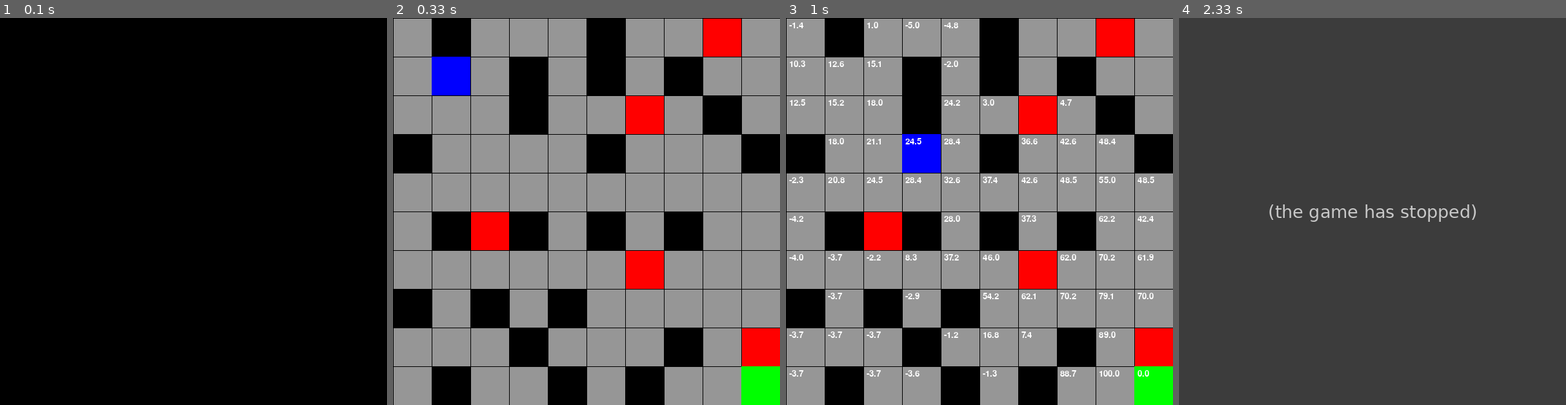
Above: before the commit, frames 1-4 (left to right).
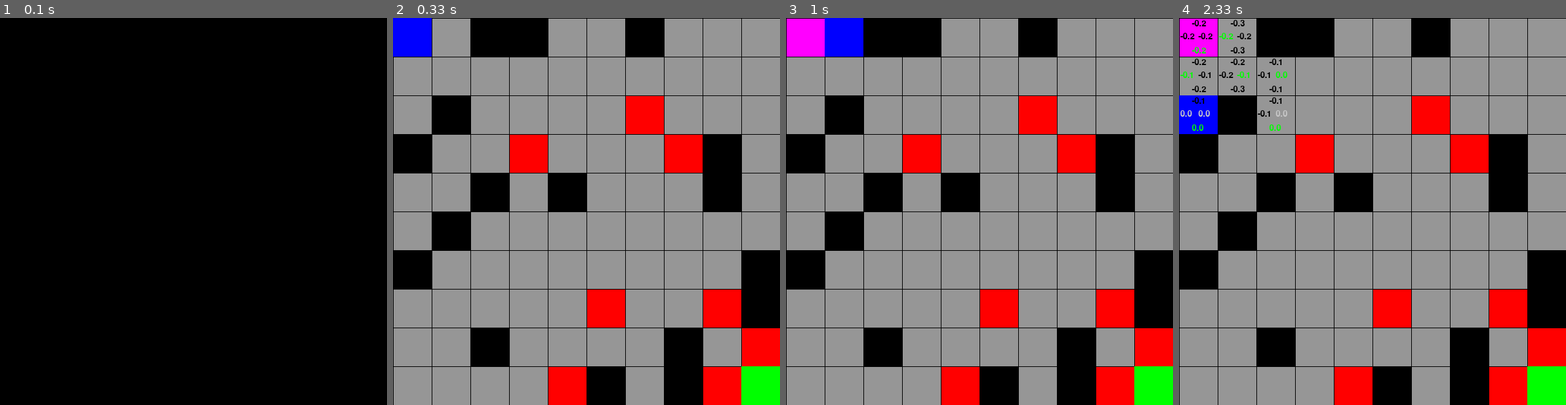
Above: after the commit, the same moments.

Repository: szebkhan/Portfolio_DEDS
Game: pygame game, started from src/Week_Opdrachten/Week_15_PyGame/game.py
The game is run twice, just before and just after one commit, with the same random seed, the same clock (stepped at 60 frames per second) and the same inputs.
Inputs:
- Up to frame 1 (0.1 s): no input
- Up to frame 2 (0.33 s): no input
- Up to frame 3 (1 s): tap T at 0.33 s; hold R from 0.67 s (still down); hold D from 0.67 s (still down)
- Up to frame 4 (2.33 s): release R at 1.13 s; release D at 1.13 s; tap Y at 1.17 s; hold D 1.53-2 s; tap T at 1.68 s; hold W from 2.03 s (still down)

Frame 1 is identical in both runs. In frame 2, 42% of the frame differs, in the area x 0-100%, y 0-100%; in frame 3, 42%; in frame 4, 100%.
Before the commit the program exited at 2.3 s; later frames show no game.

Commit message:
Game Basically af

Diff:
--- a/src/Week_Opdrachten/Week_15_PyGame/agent.py
+++ b/src/Week_Opdrachten/Week_15_PyGame/agent.py
@@ -8,17 +8,14 @@
         self.start_y = start_y
         self.grid_world = grid_world
 
-        # Restart timing
-        self.restart_button_time = None
-
     def move_agent(self, direction): # Beweeg de agent in een bepaalde richting
-        if direction == "left" and self.x > 0 and self.grid_world.maze[self.y][self.x - 1] == 0:
+        if direction == "left" and self.x > 0 and self.grid_world.maze[self.y][self.x - 1] in [0, 2]:
             self.x -= 1
-        elif direction == "right" and self.x < self.grid_world.cols - 1 and self.grid_world.maze[self.y][self.x + 1] == 0:
+        elif direction == "right" and self.x < self.grid_world.cols - 1 and self.grid_world.maze[self.y][self.x + 1] in [0, 2]:
             self.x += 1
-        elif direction == "up" and self.y > 0 and self.grid_world.maze[self.y - 1][self.x] == 0:
+        elif direction == "up" and self.y > 0 and self.grid_world.maze[self.y - 1][self.x] in [0, 2]:
             self.y -= 1
-        elif direction == "down" and self.y < self.grid_world.rows - 1 and self.grid_world.maze[self.y + 1][self.x] == 0:
+        elif direction == "down" and self.y < self.grid_world.rows - 1 and self.grid_world.maze[self.y + 1][self.x] in [0, 2]:
             self.y += 1
 
     def is_valid_move(self, position): # Check of een positie geldig is (binnen grenzen en geen obstakel)
--- a/src/Week_Opdrachten/Week_15_PyGame/game.py
+++ b/src/Week_Opdrachten/Week_15_PyGame/game.py
@@ -1,4 +1,5 @@
 import pygame
+import sys
 from agent import Agent
 from grid_world import GridWorld
 from q_learning_agent import QLearningAgent
@@ -6,20 +7,24 @@
 class Game:
     def __init__(self):
         self.grid_world = GridWorld()
-        self.agent = Agent(1, 1, self.grid_world)  # Start op positie (1,1)
-        self.q_agent = QLearningAgent(self.grid_world)
-        self.use_q_agent = False
+        self.agent = Agent(0, 0, self.grid_world)  # Start op positie (1,1)
+        self.q_agent = QLearningAgent(self.grid_world, self.agent)
+        self.user = "MANUAL"
         self.running = True
+        self.episode = 0
+        self.steps = 0
 
-    def reset_environment(self): # Complete Environment Reset
+    def reset_environment(self):
+        self.user = "MANUAL" # Complete Environment Reset
         self.agent.reset_position()
         self.q_agent.q_table = {}
         self.q_agent.epsilon = 0.2
-        self.use_q_agent = False
+        self.episode = 0
+        self.steps = 0
 
         print("Environment is volledig gereset")
 
-    def handle_input(self): # Behandel keyboard input
+    def controls(self):
         for event in pygame.event.get():
             if event.type == pygame.QUIT:
                 self.running = False
@@ -28,11 +33,11 @@
                 if event.key == pygame.K_r:
                     self.reset_environment()
                 elif event.key == pygame.K_t:
-                    print("Agent trainen met Q-Learning")
-                    self.train_agent(episodes=1000)
-                    print("Training succesvol!")
-                    self.use_q_agent = True
-                    self.agent.reset_position()
+                    self.user = "AGENT"
+                    pygame.time.delay(5)
+                elif event.key == pygame.K_y:
+                    self.user = "MANUAL"
+                    pygame.time.delay(100)
                 elif event.key == pygame.K_1:
                     self.q_agent.adjust_learning_rate(-0.05)
                 elif event.key == pygame.K_2:
@@ -46,6 +51,10 @@
                 elif event.key == pygame.K_6:
                     self.q_agent.adjust_epsilon(0.05)
 
+    def handle_input(self): # Behandel keyboard input
+        if self.user == "MANUAL":
+            pygame.time.delay(100)
+
         keys = pygame.key.get_pressed()
 
         # Beweging controls: W = Up, A = Left, S = Down, D = Right
@@ -58,45 +67,19 @@
         if keys[pygame.K_s]:
             self.agent.move_agent("down")
 
-    def check_win_condition(self): # Check of het spel gewonnen is
-        if self.agent.has_reached_goal():
-            print("Gewonnen!")
-            self.running = False
-
-    def train_agent(self, episodes=1000):
-        for episode in range(episodes):
-            self.agent.reset_position()
-            done = False
-
-            while not done:
-                state = (self.agent.x, self.agent.y)
-                action = self.q_agent.choose_action(state)
-                self.agent.move_agent(action)
-
-                reward = self.grid_world.get_reward((self.agent.x, self.agent.y))
-
-                next_state = (self.agent.x, self.agent.y)
-                self.q_agent.update_q_value(state, action, reward, next_state)
-
-                done = self.agent.has_reached_goal()
-
-            print(f"Episode {episode + 1}/{episodes} voltooid")
-
-
-
     def run(self): # Main game loop
         while self.running:
-            pygame.time.delay(100)
+
+            pygame.display.set_caption(f"{self.user} | Episode {self.episode} | Steps: {self.steps}")
+
+            self.controls()
 
             # Handle input
-            if self.use_q_agent:
-                state = (self.agent.x, self.agent.y)
-                action = self.q_agent.choose_action(state)
-                self.agent.move_agent(action)
+            if self.user == "AGENT":
+                self.q_agent.learn_step()
+                self.steps += 1
             else:
                 self.handle_input()
-
-
 
             # Clear screen
             self.grid_world.screen.fill(self.grid_world.white)
@@ -106,11 +89,19 @@
             self.grid_world.draw_goal()
             self.agent.draw_agent()
 
-            if self.use_q_agent:
-                self.grid_world.draw_q_values_simple(self.q_agent.q_table)
+            if self.user == "AGENT":
+                self.grid_world.draw_q_values(self.q_agent.q_table)
 
             # Check win condition
-            self.check_win_condition()
+            if self.agent.has_reached_goal() and self.user == "AGENT":
+                self.agent.reset_position()
+                self.episode += 1
+                self.steps = 0
+
+            if self.steps > 350:
+                self.agent.reset_position()
+                self.episode += 1
+                self.steps = 0
 
             # Update display
             pygame.display.update()
@@ -118,6 +109,7 @@
         # Quit
         pygame.quit()
 
+
 # Start het spel
 if __name__ == "__main__":
     game = Game()
--- a/src/Week_Opdrachten/Week_15_PyGame/grid_world.py
+++ b/src/Week_Opdrachten/Week_15_PyGame/grid_world.py
@@ -1,4 +1,6 @@
 import pygame
+import numpy as np
+import random
 
 class GridWorld:
     def __init__(self):
@@ -8,7 +10,6 @@
         self.screen_width = 600
         self.screen_height = 600
         self.screen = pygame.display.set_mode((self.screen_width, self.screen_height))
-        pygame.display.set_caption("2D Grid Game")
 
         self.rows = 10
         self.cols = 10
@@ -21,47 +22,67 @@
         self.green = (0, 255, 0)
         self.black = (0, 0, 0)
         self.gray = (150, 150, 150)
+        self.purple = (255, 0, 255)
 
-        self.maze = [
-            [0, 1, 0, 0, 0, 1, 0, 0, 2, 0],
-            [0, 0, 0, 1, 0, 1, 0, 1, 0, 0],
-            [0, 0, 0, 1, 0, 0, 2, 0, 1, 0],
-            [1, 0, 0, 0, 0, 1, 0, 0, 0, 1],
-            [0, 0, 0, 0, 0, 0, 0, 0, 0, 0],
-            [0, 1, 2, 1, 0, 1, 0, 1, 0, 0],
-            [0, 0, 0, 0, 0, 0, 2, 0, 0, 0],
-            [1, 0, 1, 0, 1, 0, 0, 0, 0, 0],
-            [0, 0, 0, 1, 0, 0, 0, 1, 0, 2],
-            [0, 1, 0, 0, 1, 0, 1, 0, 0, 0],
-        ]
+        # self.maze = [
+        #     [0, 1, 0, 0, 0, 1, 0, 0, 2, 0],
+        #     [0, 0, 0, 1, 0, 1, 0, 1, 0, 0],
+        #     [0, 0, 0, 1, 0, 0, 2, 0, 1, 0],
+        #     [1, 0, 0, 0, 0, 1, 0, 0, 0, 1],
+        #     [0, 0, 0, 0, 0, 0, 0, 0, 0, 0],
+        #     [0, 1, 2, 1, 0, 1, 0, 1, 0, 0],
+        #     [0, 0, 0, 0, 0, 0, 2, 0, 0, 0],
+        #     [1, 0, 1, 0, 1, 0, 0, 0, 0, 0],
+        #     [0, 0, 0, 1, 0, 0, 0, 1, 0, 2],
+        #     [0, 1, 0, 0, 1, 0, 1, 0, 0, 0],
+        # ]
 
+        self.maze = self.generate_maze()
 
         # Goal position
-        self.goal_row = 9
-        self.goal_col = 9
+        self.goal_row = self.rows - 1
+        self.goal_col = self.cols - 1
+
+    def generate_maze(self):
+        maze = []
+
+        for _ in range(self.rows):
+            row = []
+            for _ in range(self.cols):
+                tile = random.choices([0, 1, 2], weights=[0.75, 0.15, 0.10])[0]
+                row.append(tile)
+            maze.append(row)
+
+        maze[0][0] = 0
+        maze[self.rows - 1][self.cols - 1] = 0
+        return maze
 
     def draw_maze(self):
         for row in range(self.rows):
             for col in range(self.cols):
-                cell = self.maze[row][col]
-                if cell == 0:
-                    color = self.gray  # free space
-                elif cell == 1:
-                    color = self.black  # walls
-                elif cell == 2:
-                    color = self.red    # obstacles
+                if (row, col) == (0, 0):
+                    color = self.purple
                 else:
-                    color = self.gray  # default fallback
+                    cell = self.maze[row][col]
+                    if cell == 0:
+                        color = self.gray
+                    elif cell == 1:
+                        color = self.black
+                    elif cell == 2:
+                        color = self.red
+                    else:
+                        color = self.gray
 
                 pygame.draw.rect(self.screen, color,
                                 (col * self.cell_width, row * self.cell_height,
                                 self.cell_width, self.cell_height))
 
-        # Teken gridlines
+        # Draw gridlines
         for x in range(0, self.screen_width, self.cell_width):
             pygame.draw.line(self.screen, self.black, (x, 0), (x, self.screen_height))
         for y in range(0, self.screen_height, self.cell_height):
             pygame.draw.line(self.screen, self.black, (0, y), (self.screen_width, y))
+
 
     def draw_goal(self):
         pygame.draw.rect(self.screen, self.green,
@@ -75,16 +96,34 @@
         x, y = position
         return x == self.goal_col and y == self.goal_row
 
-    def draw_q_values_simple(self, q_table):
+    def draw_q_values(self, q_table):
         font = pygame.font.Font(None, 20)
-        for row in range(self.rows):
-            for col in range(self.cols):
-                if self.maze[row][col] == 0:
-                    state = (col, row)
-                    if state in q_table:
-                        max_q = max(q_table[state].values())
-                        text = font.render(f"{max_q:.1f}", True, (255, 255, 255))
-                        self.screen.blit(text, (col * self.cell_width + 5, row * self.cell_height + 5))
+
+        action_positions = {
+            'up': lambda col, row: (col * self.cell_width + self.cell_width // 2 - 10, row * self.cell_height + 2),
+            'down': lambda col, row: (col * self.cell_width + self.cell_width // 2 - 10, row * self.cell_height + self.cell_height - 16),
+            'left': lambda col, row: (col * self.cell_width + 2, row * self.cell_height + self.cell_height // 2 - 8),
+            'right': lambda col, row: (col * self.cell_width + self.cell_width - 30, row * self.cell_height + self.cell_height // 2 - 8),
+        }
+
+        for (col, row), actions in q_table.items():
+            if not actions:
+                continue
+
+            best_action = max(actions, key=actions.get)
+
+            for action, q_val in actions.items():
+                pos = action_positions[action](col, row)
+
+                if action == best_action:
+                    color = (0, 255, 0)  # Best action: green
+                elif q_val < 0:
+                    color = (0, 0, 0)  # Negative Q-value: red
+                else:
+                    color = (200, 200, 200)  # Neutral: gray
+
+                text_surface = font.render(f"{q_val:.1f}", True, color)
+                self.screen.blit(text_surface, pos)
 
     def get_next_position(self, position, action):
         x, y = position
@@ -107,5 +146,7 @@
             return 100
         elif self.maze[position[1]][position[0]] == 0:
             return -1
+        elif self.maze[position[1]][position[0]] == 2:
+            return -10
         else:
             return -100
--- a/src/Week_Opdrachten/Week_15_PyGame/q_learning_agent.py
+++ b/src/Week_Opdrachten/Week_15_PyGame/q_learning_agent.py
@@ -1,19 +1,15 @@
 import random
 
-class QLearningAgent:
-    def __init__(self, grid_world, alpha=0.1, gamma=0.9, epsilon=0.2):
+class QLearningAgent():
+    def __init__(self, grid_world, agent, alpha=0.1, gamma=0.9, epsilon=0.2):
         self.grid_world = grid_world
         self.alpha = alpha
         self.gamma = gamma
         self.epsilon = epsilon
         self.q_table = {}
+        self.agent = agent
 
         self.actions = ["up", "down", "left", "right"]
-
-        self.episode_rewards = []
-        self.episode_steps = []
-        self.current_episode_reward = 0
-        self.current_episode_steps = 0
 
     def get_q(self, state, action):
         if state not in self.q_table:
@@ -54,16 +50,34 @@
         print(f"Exploration rate veranderd naar: {self.epsilon:.2f}")
 
     def train(self, episodes=500):
-        for ep in range(episodes):
-            x, y = self.grid_world.agent_start()
-            state = (x, y)
+        for episode in range(episodes):
+            self.agent.reset_position()
+            done = False
 
-            steps = 0
-            while not self.grid_world.is_goal(state) and steps < 1000:
+            while not done:
+                state = (self.agent.x, self.agent.y)
                 action = self.choose_action(state)
-                next_state = self.grid_world.get_next_position(state, action)
-                reward = self.grid_world.get_reward(next_state)
+                self.agent.move_agent(action)
 
+                reward = self.grid_world.get_reward((self.agent.x, self.agent.y))
+
+                next_state = (self.agent.x, self.agent.y)
                 self.update_q_value(state, action, reward, next_state)
-                state = next_state
-                steps += 1
+
+                done = self.agent.has_reached_goal()
+
+            print(f"Episode {episode + 1}/{episodes} voltooid")
+
+    def learn_step(self):
+
+        state = (self.agent.x, self.agent.y)
+        action = self.choose_action(state)
+        self.agent.move_agent(action)
+
+        reward = self.grid_world.get_reward((self.agent.x, self.agent.y))
+        next_state = (self.agent.x, self.agent.y)
+
+        self.update_q_value(state, action, reward, next_state)
+
+        if self.agent.has_reached_goal():
+            self.epsilon = max(0.01, self.epsilon * 0.99)
